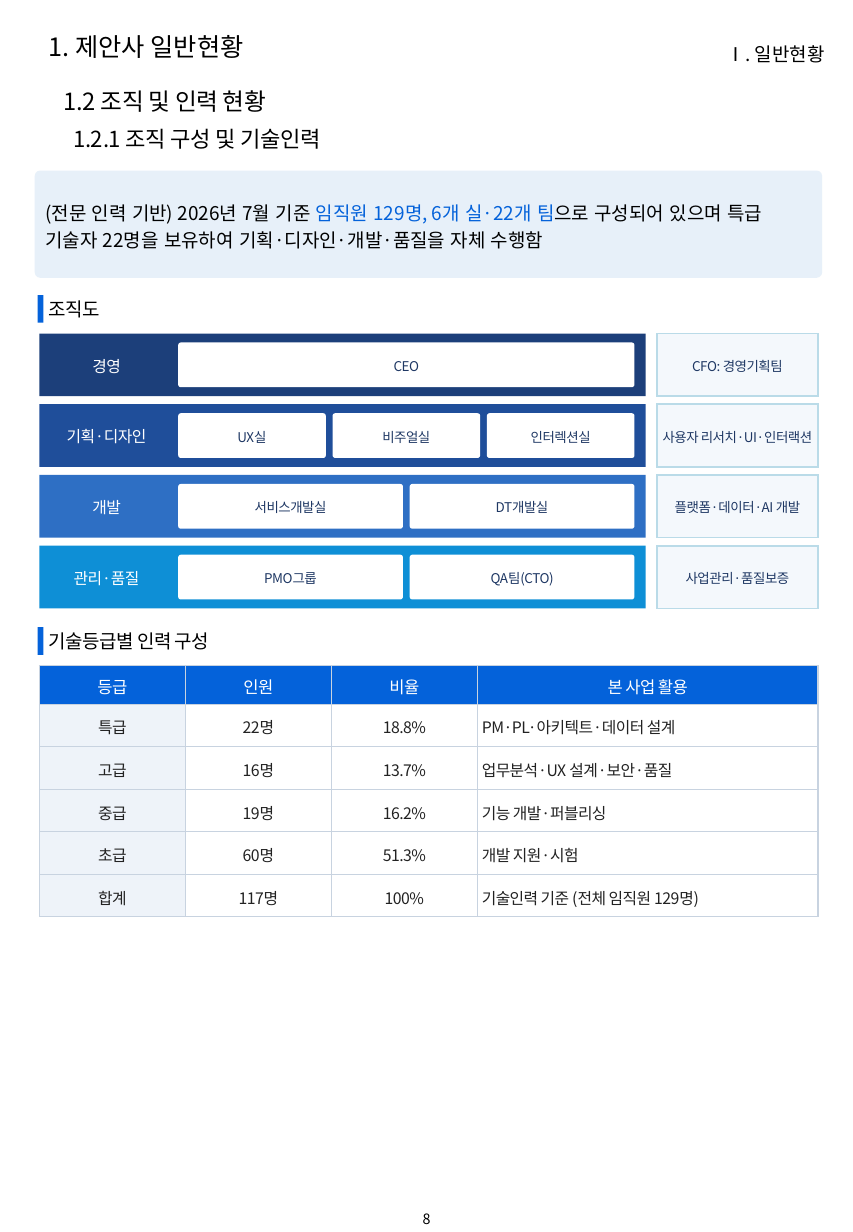
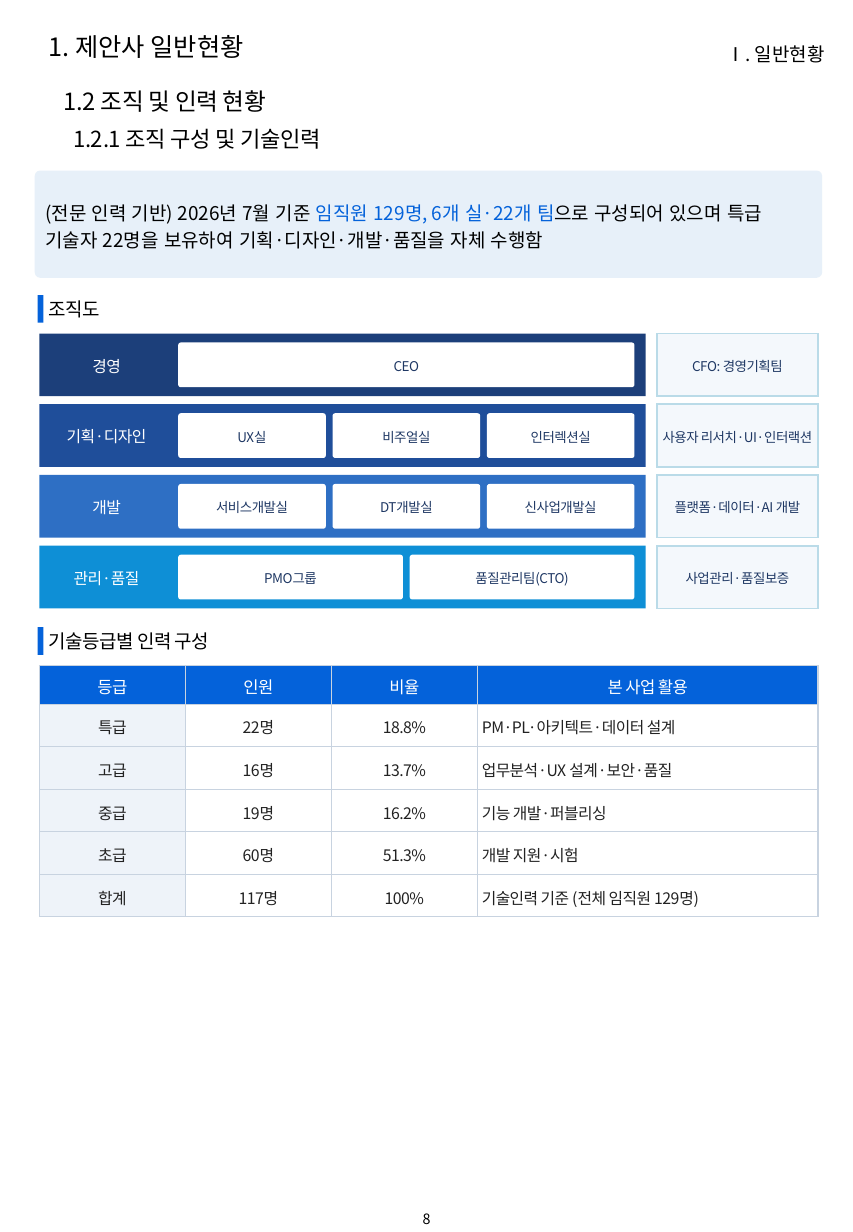
Before and after one commit to hwangsteeve-tech/hbjw, a slide deck: slide 8 of proposals/2026-10_pnu-ai-platform/pnu_proposal.pptx. Drawn at 853x1232 pixels with LibreOffice and Linux fonts; fonts in the diff are those of the drawing; background and template pictures are left out. Boxes give left, top, right and bottom in pixels: in the first picture for what was removed or moved away, otherwise in the second. Text is boxed around its words. In the diff, an @@ line names an element or a change of style, - is before the commit and + after.

```diff
--- a/proposals/2026-10_pnu-ai-platform/pnu_proposal.pptx
+++ b/proposals/2026-10_pnu-ai-platform/pnu_proposal.pptx
@@ rounded rectangle "서비스개발실": place and size @@
-rounded rectangle "서비스개발실" at (179, 485, 404, 529)
+rounded rectangle "서비스개발실" at (179, 485, 326, 529)
@@ rounded rectangle "DT개발실": place and size @@
-rounded rectangle "DT개발실" at (409, 485, 635, 529)
+rounded rectangle "DT개발실" at (332, 485, 480, 529)
@@ rounded rectangle added at (487, 485, 635, 529), fill #FFFFFF, 8.5 pt, text #1F3864 @@
+신사업개발실
@@ text in rounded rectangle at (475, 572, 568, 586): text changed @@
-QA팀(CTO)
+품질관리팀(CTO)
```
Also in this commit, not shown: 4 other slides changed, 2 slides added, 2 other files.
